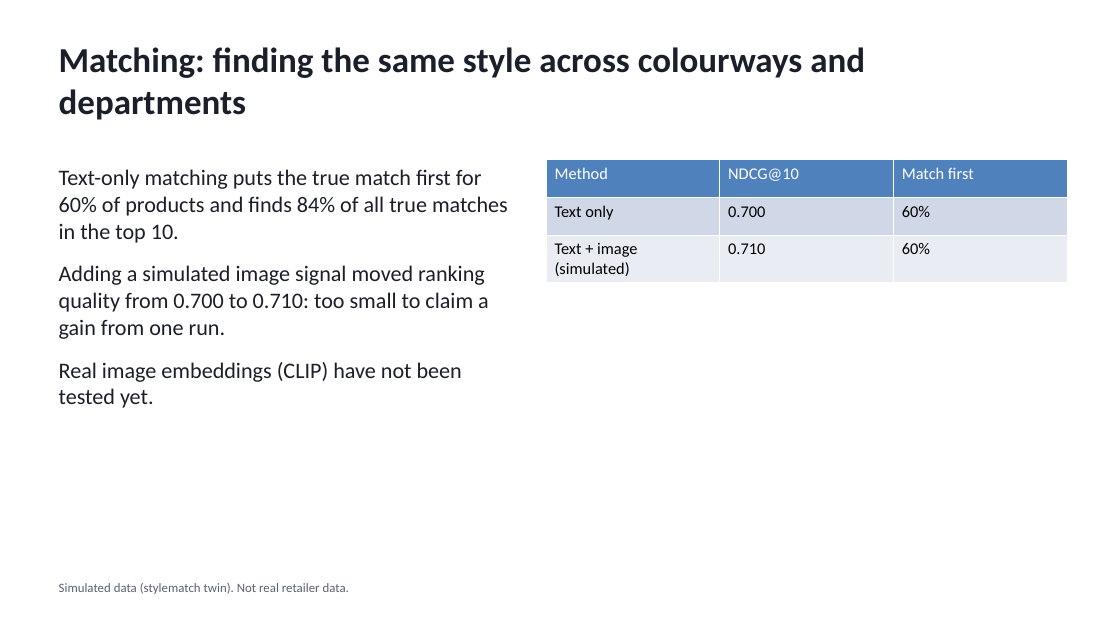
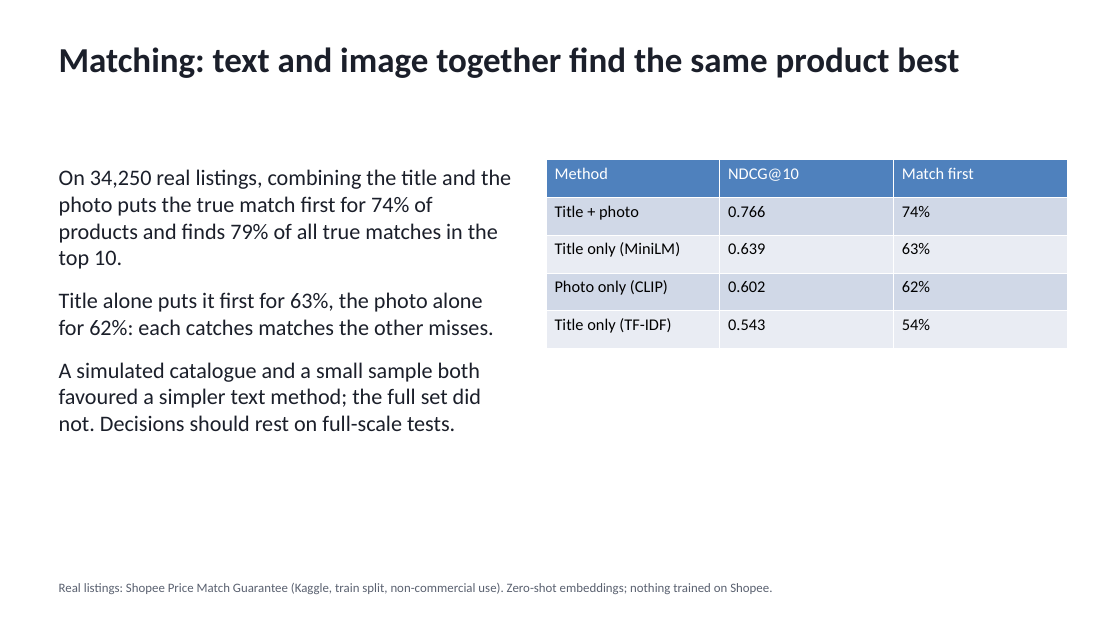
Before and after one commit to michaelsamuel2005/stylematch, a slide deck: slide 2 of deck/stylematch_buyer_deck.pptx. Drawn at 1120x630 pixels with LibreOffice and Linux fonts; fonts in the diff are those of the drawing. Boxes give left, top, right and bottom in pixels: in the first picture for what was removed or moved away, otherwise in the second. Text is boxed around its words. In the diff, an @@ line names an element or a change of style, - is before the commit and + after.

```diff
--- a/deck/stylematch_buyer_deck.pptx
+++ b/deck/stylematch_buyer_deck.pptx
@@ text at <box>59,47,959,78</box>: text changed @@
-Matching: finding the same style across colourways and departments
+Matching: text and image together find the same product best
@@ text at <box>59,169,511,431</box>: text changed @@
-Text-only matching puts the true match first for 60% of products and finds 84% of all true matches in the top 10.
-Adding a simulated image signal moved ranking quality from 0.700 to 0.710: too small to claim a gain from one run.
-Real image embeddings (CLIP) have not been tested yet.
+On 34,250 real listings, combining the title and the photo puts the true match first for 74% of products and finds 79% of all true matches in the top 10.
+Title alone puts it first for 63%, the photo alone for 62%: each catches matches the other misses.
+A simulated catalogue and a small sample both favoured a simpler text method; the full set did not. Decisions should rest on full-scale tests.
@@ table at <box>546,160,1068,349</box> @@
-row 2: Text only | 0.700 | 60%
-row 3: Text + image (simulated) | 0.710 | 60%
+row 2: Title + photo | 0.766 | 74%
+row 3: Title only (MiniLM) | 0.639 | 63%
+row 4: Photo only (CLIP) | 0.602 | 62%
+row 5: Title only (TF-IDF) | 0.543 | 54%
@@ text at <box>59,583,772,594</box>: text changed @@
-Simulated data (stylematch twin). Not real retailer data.
+Real listings: Shopee Price Match Guarantee (Kaggle, train split, non-commercial use). Zero-shot embeddings; nothing trained on Shopee.
```
Also in this commit, not shown: 1 other slide changed, 4 other files.
